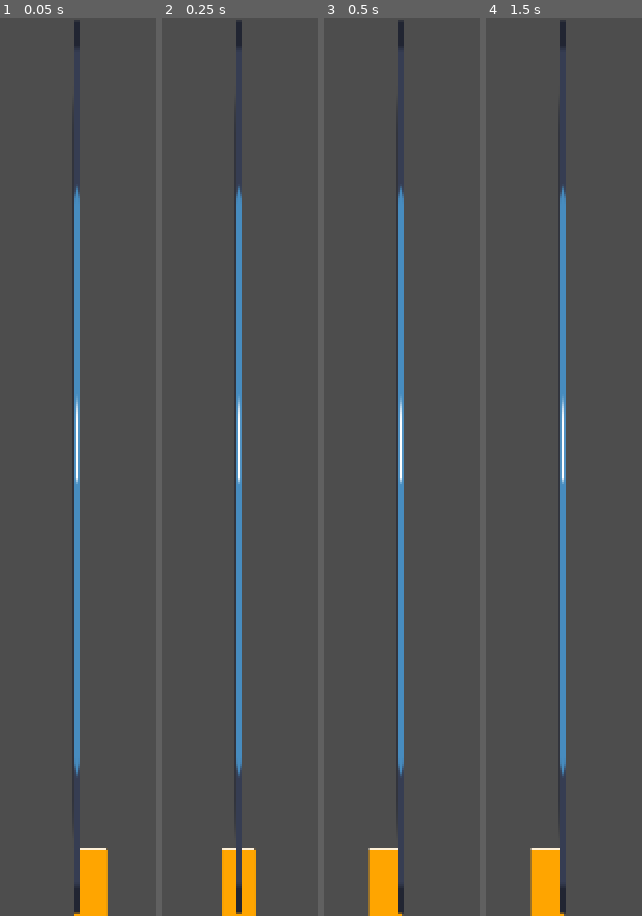
Above: before the commit, frames 1-4 (left to right).
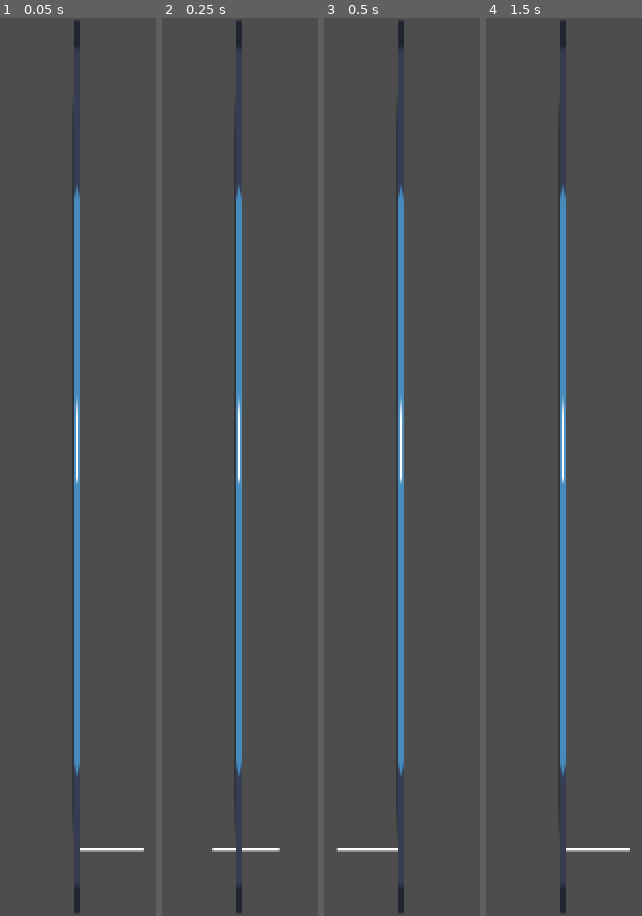
Above: after the commit, the same moments.

Repository: JohannesLadurner/OneButtonGame
Game: Godot game, scene res://scenes/world.tscn
Two runs of this game, one before a commit and one after it. Both use one fixed random seed, a clock stepped at 60 frames per second and the inputs below. The project has no main scene, so this scene is started directly. The engine's default icon, where the game draws it, is replaced by a stand-in: a white triangle on a blue panel in a dark square. Sound files missing from this copy of the repository are replaced by a short silence.
Inputs:
- Up to frame 1 (0.05 s): no input
- Up to frame 2 (0.25 s): no input
- Up to frame 3 (0.5 s): no input
- Up to frame 4 (1.5 s): tap Enter at 1.25 s

The runs differ from the first frame. In frame 1, 1.5% of the frame differs, in the area x 47-93%, y 92-100%; in frame 2, 1.5%; in frame 3, 1.6%; in frame 4, 1.7%, in the area x 28-93%, y 92-100%.
Error before the commit: Invalid access of index '24' on a base object of type: 'Array'. (res://scenes/world.gd:37)

Commit message:
fix: fixed synchronization of variable speed

Diff:
--- a/scenes/world.gd
+++ b/scenes/world.gd
@@ -9,14 +9,14 @@
 var data_points = []
 var index = 0
 
-var points_per_second = 50
 var max_height = 500
 var offset = 576
+var samples_per_second = 100
 var pixel_per_second
 
 func _ready():
 	$AudioStreamPlayer.stream = load("res://Jetta-I_d-Love-to-Change-the-World-_Matstubs-Remix_.wav")
-	var heights = AudioToWaveform.generate($AudioStreamPlayer.stream, points_per_second, max_height)
+	var heights = AudioToWaveform.generate($AudioStreamPlayer.stream, samples_per_second, max_height)
 	data_points = _generate_data_points(heights)
 	pixel_per_second = data_points[data_points.size()-1].x/$AudioStreamPlayer.stream.get_length()
 	queue_redraw()
@@ -25,26 +25,23 @@
 
 func _process(delta):
 	#Logic for consistent speed
-	#$Camera2D.position.x += delta*(points_per_second*2)
-	#print($Camera2D.position.x)
-
-	#or
 	#$Camera2D.position.x = $AudioStreamPlayer.get_playback_position()*pixel_per_second+offset
 	#$Sprite2D.position = $Camera2D.position
 
-	#Logic for varying speed based on music intensity
-	while data_points[index].x+offset < $Camera2D.position.x: #Get data point were we are at
-		index += 1
-	$Camera2D.position.x += delta*points_per_second*data_points[index].distance
+	#Logic for varying speed based on music intensity. Idea: Progress of music is 75% -> progress of data points must also be 75%
+	var pos = $AudioStreamPlayer.get_playback_position()
+	var music_pos = $AudioStreamPlayer.get_playback_position()/$AudioStreamPlayer.stream.get_length() #Calculate current progress of the music
+	var data_index = ceil(data_points.size() * music_pos) #Apply that progress to the data points and take the x position of it
+	$Camera2D.position.x = data_points[data_index].x + offset
 	$Sprite2D.position = $Camera2D.position
 
 func _draw():
 	for i in range(1,data_points.size()):
 		draw_line(Vector2(offset + data_points[i-1].x, data_points[i-1].y), Vector2(offset + data_points[i].x, data_points[i].y), Color.WHITE, 2.0)
 		var color
-		if i % points_per_second == 0: color = Color.RED
+		if i % samples_per_second == 0: color = Color.RED
 		else: color = Color.ORANGE
-		draw_line(Vector2(offset + data_points[i].x, 650), Vector2(offset + data_points[i].x, data_points[i].y), color, 2.0)
+		#draw_line(Vector2(offset + data_points[i].x, 650), Vector2(offset + data_points[i].x, data_points[i].y), color, 2.0)
 
 
 func _generate_data_points(heights: Array):
@@ -58,7 +55,6 @@
 		#data_points.push_back(data_point)
 
 
-
 		#Logic for varying speed
 		var distance = round(remap(heights[i], 0, max_height, 1, 5)) #Map the value to a range from 1-5 -> The higher the value, the higher the distance to the next point, camera has to keep up the speed and goes faster
 		x += distance
